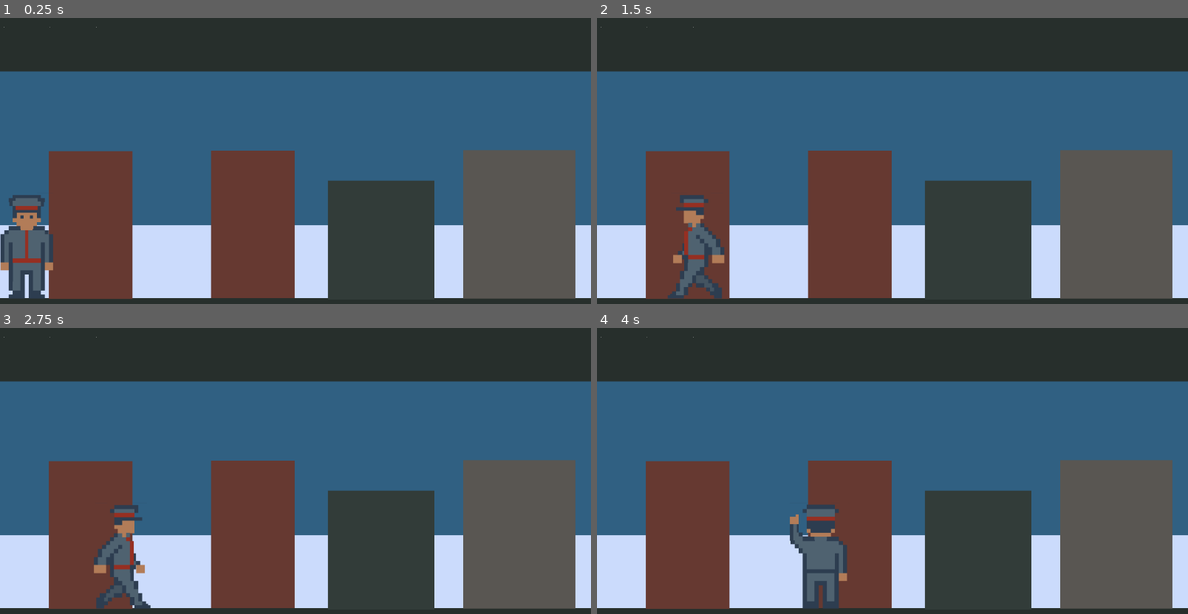
Above: before the commit, frames 1-4 (two rows, left to right).
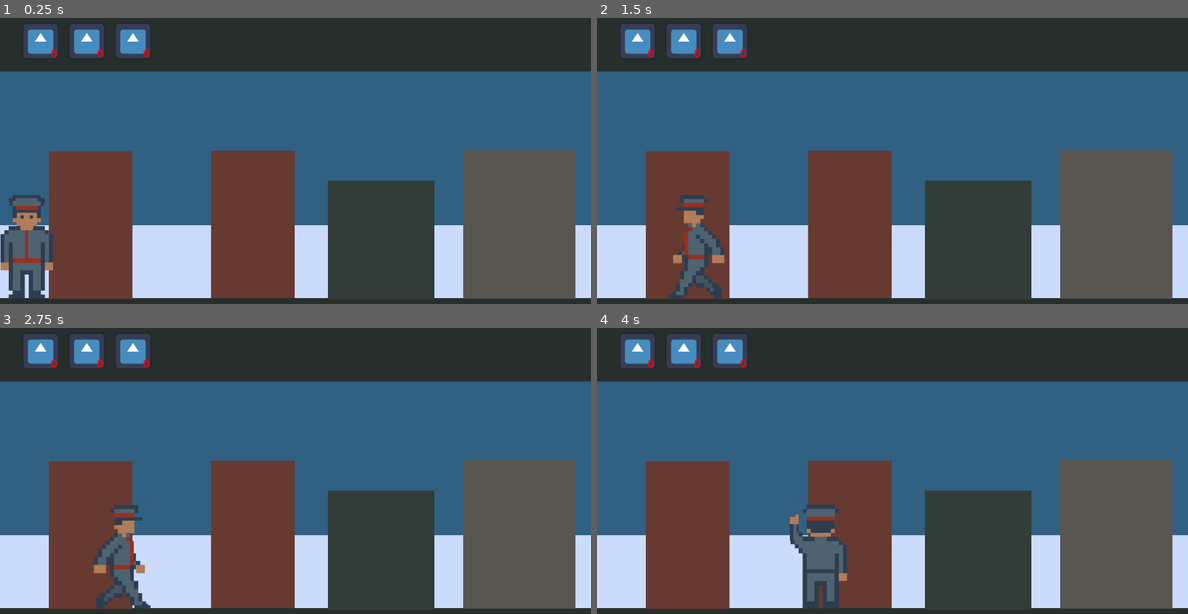
Above: after the commit, the same moments.

Repository: JoshuaWe1t/protocol-41
Game: Godot game, scene res://src/levels/sand_box/sand_box.tscn
Two runs of this game, one before a commit and one after it. Both use one fixed random seed, a clock stepped at 60 frames per second and the inputs below. The engine's default icon, where the game draws it, is replaced by a stand-in: a white triangle on a blue panel in a dark square.
Inputs:
- Up to frame 1 (0.25 s): no input
- Up to frame 2 (1.5 s): tap Enter at 0.5 s; hold D (forward) 0.53-1.28 s; tap E (interact) at 0.6 s; hold A (backward) from 1.28 s (still down); tap 1 (item1) at 1.35 s
- Up to frame 3 (2.75 s): release A (backward) at 2.03 s; hold D (forward) from 2.03 s (still down); tap E (interact) at 2.1 s
- Up to frame 4 (4 s): tap 1 (item1) at 2.85 s; release D (forward) at 3.53 s; hold A (backward) from 3.53 s (still down); tap E (interact) at 3.6 s

The runs differ from the first frame. In frame 1, 2.1% of the frame differs, in the area x 0-26%, y 2-15%; in frame 2, 2.1%; in frame 3, 2.1%; in frame 4, 2.1%.

Commit message:
chore(item_slot): Добавить переделку слота инвентаря
-- Изменить тип корневой ноды
-- Изменить иерархию нод в сцене
-- Удалить ноду с зарядами предмета
-- Удалить связанные с зарядами скрипты

Diff:
--- a/src/ui/item_slot.gd
+++ b/src/ui/item_slot.gd
@@ -1,23 +1,25 @@
-extends TextureRect
+extends Control
 
-@onready var item_icon: TextureRect = $"."
-@onready var cooldown_bar: TextureProgressBar = $CooldownOverlay
-@onready var charges_container: HBoxContainer = $Charges
-#
-## 1. Запоминаем первую панель из контейнера как "шаблон" для копирования
-#@onready var charge_template: Panel = $Charges.get_child(0).duplicate()
+@onready var item_icon: TextureRect = $ItemIcon
+@onready var cooldown_bar: TextureProgressBar = $ItemIcon/CooldownOverlay
+
 
 var max_charges: int = 3
 var current_charges: int = 3
 var is_on_cooldown: bool = false
 
 func _ready() -> void:
-	# 2. При запуске игры удаляем все панели, которые ты создал в редакторе руками,
-	# чтобы контейнер был пустым и готовым к функции setup()
-	for child in charges_container.get_children():
-		child.queue_free()
+	Events.item_uses.connect(_on_item_uses)
+	Events.item_used.connect(_on_item_used)
 
-	#setup()
+
+func _on_item_uses(item_number: int) -> void:
+	pass
+
+
+func _on_item_used(item_number: int) -> void:
+	pass
+
 
 # Вызывай эту функцию при старте игры, чтобы настроить слот
 func setup(texture: Texture2D, charges: int) -> void:
@@ -25,32 +27,17 @@
 	max_charges = charges
 	current_charges = charges
 
-	# Очищаем контейнер на случай, если в этот слот кладут уже другой предмет
-	for child in charges_container.get_children():
-		child.queue_free()
-
-	## 3. Добавляем ровно столько панелей-зарядов, сколько передано в charges
-	#for i in range(max_charges):
-		#var new_charge = charge_template.duplicate()
-		#charges_container.add_child(new_charge)
-
-	_update_charges_ui()
 
 # Вызывай эту функцию, когда игрок нажимает 1, 2 или 3
-func use_item(cooldown_time: float) -> void:
+func use_item(item_number: int, cooldown_time: float) -> void:
+	print("item_slot.use_item.item_number: ", item_number)
 	if current_charges > 0 and not is_on_cooldown:
 		current_charges -= 1
-		_update_charges_ui()
 		_start_cooldown(cooldown_time)
 		print("Предмет использован!")
 	elif current_charges <= 0:
 		print("Нет зарядов!")
 
-func _update_charges_ui() -> void:
-	# Проходимся по всем кружочкам в контейнере и скрываем лишние
-	for i in range(charges_container.get_child_count()):
-		var charge_icon = charges_container.get_child(i)
-		charge_icon.visible = i < current_charges
 
 func _start_cooldown(time: float) -> void:
 	is_on_cooldown = true
--- a/src/ui/item_slot.tscn
+++ b/src/ui/item_slot.tscn
@@ -1,59 +1,26 @@
-[gd_scene load_steps=5 format=3 uid="uid://di3yo06qis1sd"]
+[gd_scene load_steps=4 format=3 uid="uid://di3yo06qis1sd"]
 
 [ext_resource type="Script" uid="uid://dr3evxds12xkv" path="res://src/ui/item_slot.gd" id="1_havih"]
 [ext_resource type="Texture2D" uid="uid://6erlccrr6cwx" path="res://icon.svg" id="1_jd8g2"]
 
-[sub_resource type="StyleBoxFlat" id="StyleBoxFlat_u3bhh"]
-bg_color = Color(0, 0.6, 0.6, 1)
-corner_radius_top_left = 12
-corner_radius_top_right = 12
-corner_radius_bottom_right = 12
-corner_radius_bottom_left = 12
-
 [sub_resource type="CanvasTexture" id="CanvasTexture_xcstw"]
 specular_color = Color(0.14813608, 0.08626477, 0.112524934, 1)
 
-[node name="ItemSlot" type="TextureRect"]
+[node name="ItemSlot" type="Control"]
+layout_mode = 3
+anchors_preset = 0
 offset_right = 80.0
 offset_bottom = 80.0
-expand_mode = 1
-stretch_mode = 4
 script = ExtResource("1_havih")
 
-[node name="Charges" type="HBoxContainer" parent="."]
-visible = false
-z_index = 1
-layout_mode = 1
-anchors_preset = 7
-anchor_left = 0.5
-anchor_top = 1.0
-anchor_right = 0.5
-anchor_bottom = 1.0
-offset_left = -6.0
-offset_top = -13.0
-offset_right = 6.0
-grow_horizontal = 2
-grow_vertical = 0
-theme_override_constants/separation = 20
-alignment = 1
-
-[node name="Panel" type="Panel" parent="Charges"]
-z_index = 1
-custom_minimum_size = Vector2(12, 12)
-layout_mode = 2
-size_flags_vertical = 8
-theme_override_styles/panel = SubResource("StyleBoxFlat_u3bhh")
-
 [node name="ItemIcon" type="TextureRect" parent="."]
-visible = false
 layout_mode = 0
 offset_right = 80.0
 offset_bottom = 80.0
 texture = ExtResource("1_jd8g2")
 expand_mode = 1
 
-[node name="HotkeyText" type="Label" parent="."]
-visible = false
+[node name="HotkeyText" type="Label" parent="ItemIcon"]
 layout_mode = 1
 anchors_preset = -1
 anchor_left = 0.7125
@@ -69,7 +36,7 @@
 vertical_alignment = 1
 metadata/_edit_use_anchors_ = true
 
-[node name="CooldownOverlay" type="TextureProgressBar" parent="."]
+[node name="CooldownOverlay" type="TextureProgressBar" parent="ItemIcon"]
 layout_mode = 1
 anchors_preset = 8
 anchor_left = 0.5
@@ -84,4 +51,5 @@
 grow_vertical = 2
 fill_mode = 4
 texture_under = SubResource("CanvasTexture_xcstw")
+tint_under = Color(1, 1, 1, 0)
 tint_progress = Color(0, 0, 0, 0.47058824)
